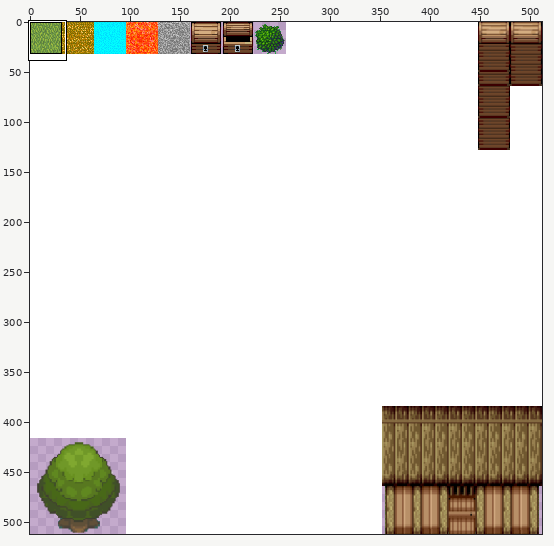
File history of a sprite sheet, resources/TileSet.png. Above: a wide view before the commit, with the close-up outlined.
Close-up. Earlier state:
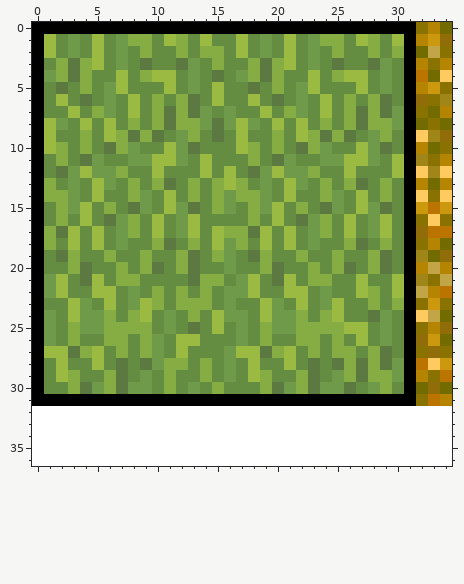
The file is 512x512 pixels. Shown: x 0..34, y 0..36.
The same view after the edit:
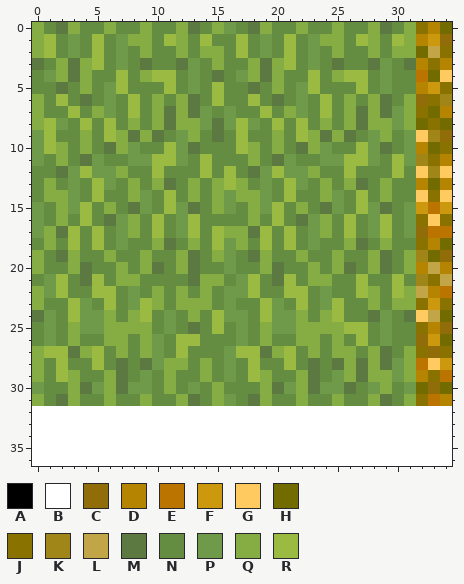
Palette (. is transparent): A #000000  B #ffffff  C #916d0a  D #b58400  E #bc7400  F #cc990e  G #ffca60  H #726b00  J #897200  K #a08518  L #c1a547  M #5b7941  N #658d41  P #6f9a49  Q #85ad43  R #9bba41
Change:
y 0: x 0..31 AAAAAAAAAAAAAAAAAAAAAAAAAAAAAAAA -> QNMQNNQNNQNNQMNQPNMQNNQNNQNNQMNQ
y 1..2: x 0 A -> Q; x 31 A -> Q
y 3: x 0 A -> M; x 31 A -> M
y 4..5: x 0 A -> N; x 31 A -> N
y 6..8: x 0 A -> Q; x 31 A -> Q
y 9..11: x 0 A -> P; x 31 A -> P
y 12..14: x 0 A -> N; x 31 A -> N
y 15..17: x 0 A -> P; x 31 A -> P
y 18: x 0 A -> N; x 31 A -> N
y 19..20: x 0 A -> Q; x 31 A -> Q
y 21: x 0 A -> N; x 31 A -> N
y 22..23: x 0 A -> Q; x 31 A -> Q
y 24: x 0 A -> M; x 31 A -> M
y 25..26: x 0 A -> N; x 31 A -> N
y 27..29: x 0 A -> Q; x 31 A -> Q
y 30: x 0 A -> P; x 31 A -> P
y 31: x 0..31 AAAAAAAAAAAAAAAAAAAAAAAAAAAAAAAA -> QNMQNNQNNQNNQMNQPNMQNNQNNQNNQMNQ
